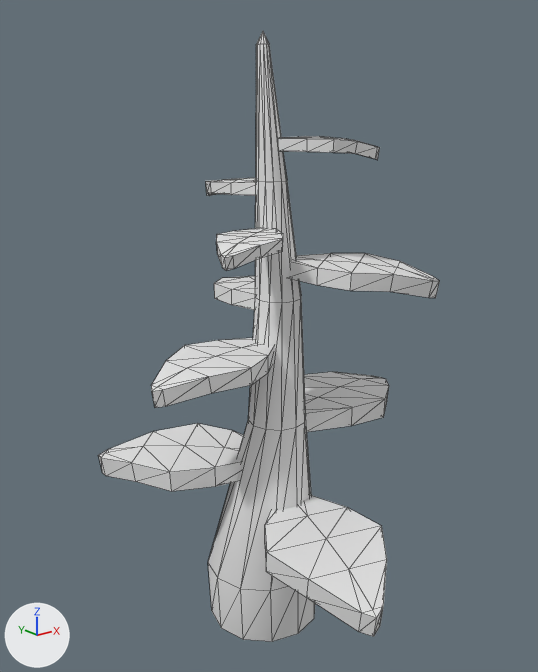
Renders of the FBX model Assets/Models/Plants/Plant01.fbx from each side of a commit.
The view is the same before and after, from a camera (50 mm lens) standing at (-0.373, -0.474, 0.458) and looking at (0.004, -0.003, 0.27). Every picture has the same lights, and +X, +Y and +Z are marked at lower left. Mesh edges are drawn as thin lines. Where no turn or scale is listed for an object, it has been applied to the vertices.

Script lines for the objects in view, before the commit:
```python
me_mesh = bpy.data.meshes.new('Mesh')
me_mesh.from_pydata(...)  # 361 vertices, 672 faces; spans x -0.118..0.174, y -0.179..0.123, z 0.0..0.51
ob_plant01 = bpy.data.objects.new('Plant01', me_mesh)
ob_plant01.location = (0.0, 0.0, 0.0)
```
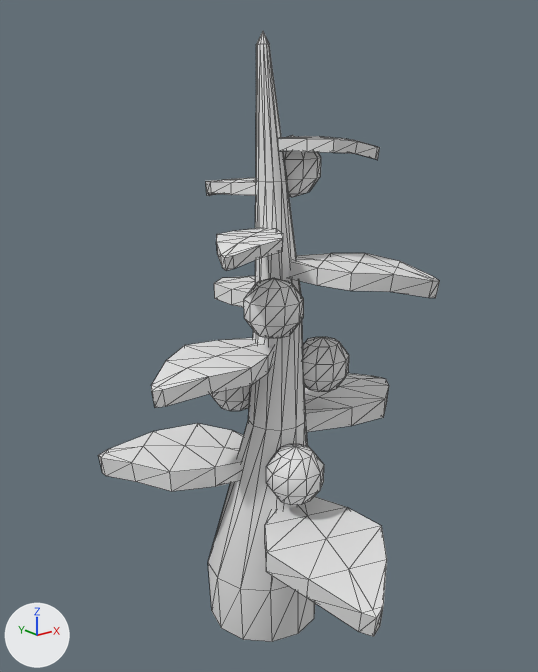
Pixel boxes (x1, y1, x2, y2) of what changed, in the pictures (538 x 672 px):
'Fruit', added: after (210, 135, 349, 505)

What the commit changed:
Mesh me_mesh_1 is new.
It has 210 vertices, 400 faces and spans x -0.053..0.053, y -0.064..0.064, z -0.146..0.146.
Object 'Fruit' (ob_fruit) is new; it shows me_mesh_1.
Its location is (0.018, -0.014, 0.287).
